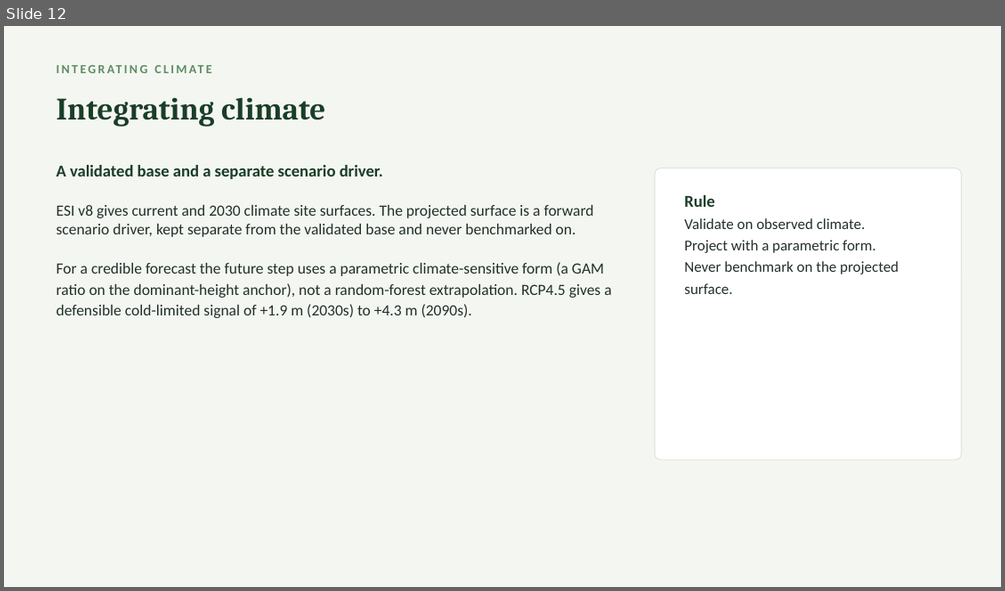
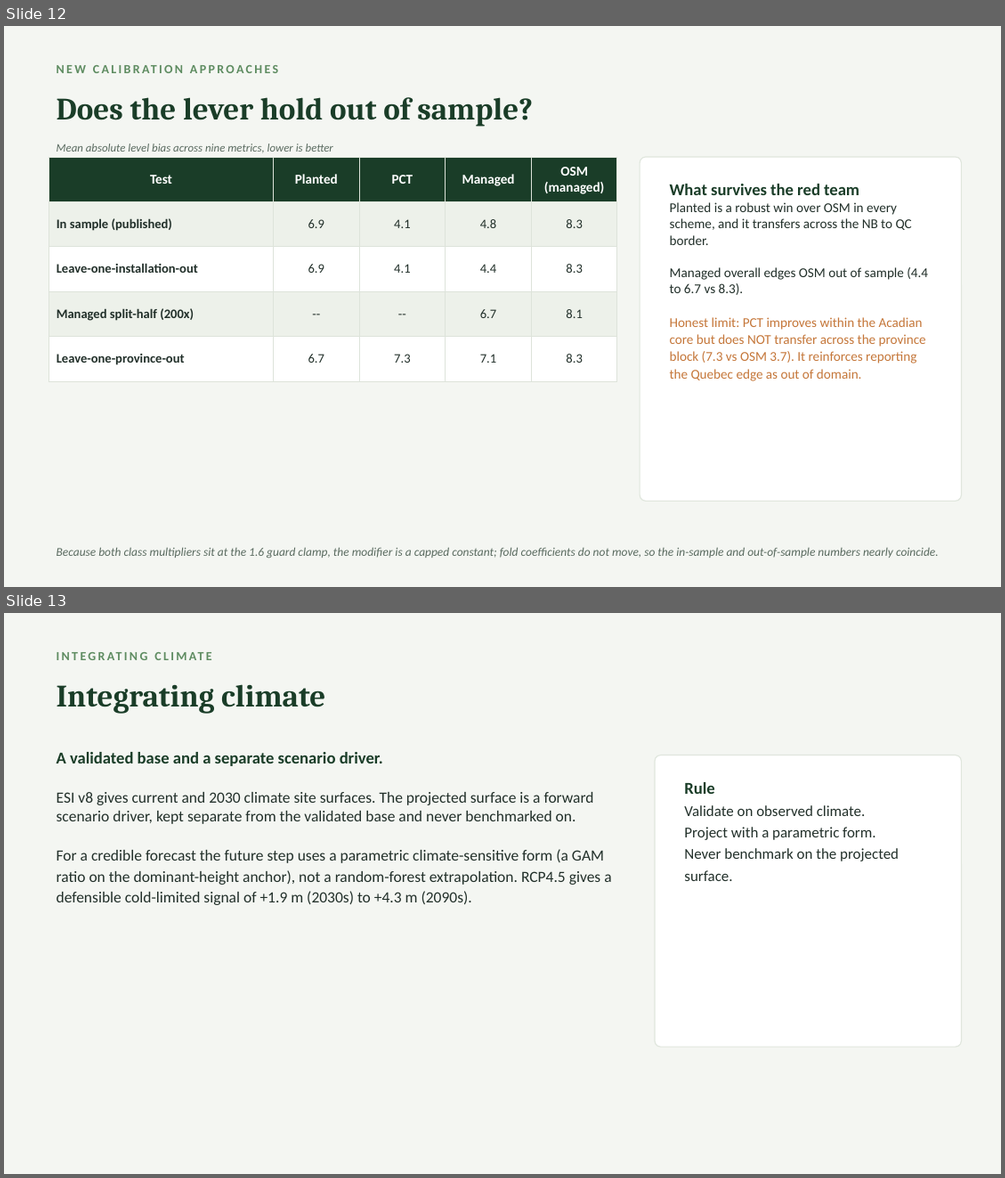
Before and after one commit to holoros/fvs-acd, a slide deck: FVS-ACD_Hennigar_Aug2026.pptx. Shown one above the other, each under a label of ours: slide 12 before the commit, slides 12 and 13 after it. The pictures are 1005x591 and 1005x1178 pixels, drawn with LibreOffice and Linux fonts; fonts in the diff are those of the drawing. Boxes give left, top, right and bottom in pixels: in the first picture for what was removed or moved away, otherwise in the second. Text is boxed around its words. In the diff, an @@ line names an element or a change of style, - is before the commit and + after.

Commit message:
v12.10 red-team: OOS CV of mgmt modifier, NSVB spot-check, plateau + smoke; deck/brief/emails updated to red-teamed numbers

```diff
--- a/FVS-ACD_Hennigar_Aug2026.pptx
+++ b/FVS-ACD_Hennigar_Aug2026.pptx
@@ slide 12 added at [4,26,1001,587], background #F4F6F2 @@
@@ text added at [48,57,954,79], 12 pt, text #5E8C61, bold @@
+NEW CALIBRATION APPROACHES
@@ text added at [57,97,533,126], 30 pt, text #1A3D28, bold @@
+Does the lever hold out of sample?
@@ table added at [48,157,617,369], 5 rows, 5 columns @@
+Test | Planted | PCT | Managed | OSM (managed)
+In sample (published) | 6.9 | 4.1 | 4.8 | 8.3
+Leave-one-installation-out | 6.9 | 4.1 | 4.4 | 8.3
+Managed split-half (200x) | -- | -- | 6.7 | 8.1
+Leave-one-province-out | 6.7 | 7.3 | 7.1 | 8.3
@@ text added at [57,143,333,153], 11 pt, text #5A6B60, italic @@
+Mean absolute level bias across nine metrics, lower is better
@@ rounded rectangle added at [639,157,961,501], fill #FFFFFF, outline #E0E6DD 1 pt @@
@@ text added at [670,184,928,381], 13 pt, text #C5773A @@
+What survives the red team
+Planted is a robust win over OSM in every scheme, and it transfers across the NB to QC border.
+Managed overall edges OSM out of sample (4.4 to 6.7 vs 8.3).
+Honest limit: PCT improves within the Acadian core but does NOT transfer across the province block (7.3 vs OSM 3.7). It reinforces reporting the Quebec edge as out of domain.
@@ text added at [57,547,938,558], 11.5 pt, text #5A6B60, italic @@
+Because both class multipliers sit at the 1.6 guard clamp, the modifier is a capped constant; fold coefficients do not move, so the in-sample and out-of-sample numbers nearly coincide.
@@ what was slide 12 is now slide 13 @@
```
Also in this commit, not shown: 4 slides changed, 1 other slide added, 9 other files.
